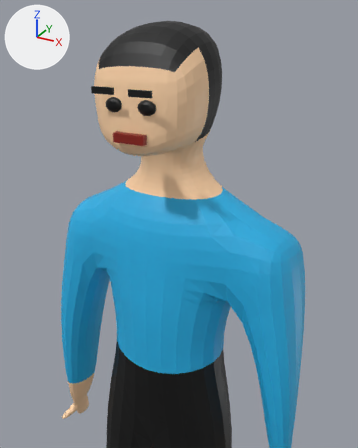
What one commit did to the Blender file Assets/Avatars/avatarStructMale.blend.
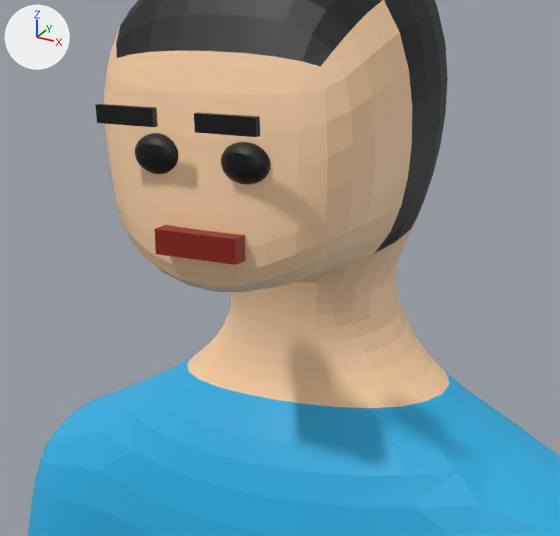
Old and new are each drawn whole from a 50 mm lens placed at (1.94, -3.46, 6.95), pointed at (0.37, -0.6, 5.52) and again close up on the part from 15% to 74% of the width and 11% to 55% of the height. Every picture has the same lights, and +X, +Y and +Z are marked at upper left.
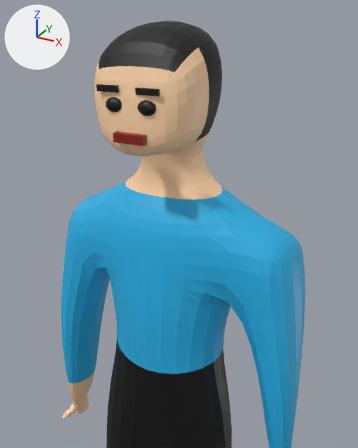
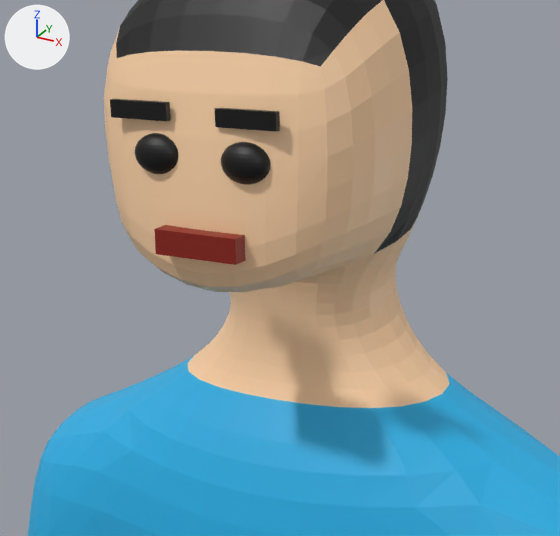
Diff of the bpy script that builds the scene:
```diff
--- a/Assets/Avatars/avatarStructMale.blend.py
+++ b/Assets/Avatars/avatarStructMale.blend.py
@@ ob_cube_005 @@
 ob_cube_005 = bpy.data.objects.new('Cube.005', me_cube_005)
-ob_cube_005.location = (-0.315, -0.504, 6.395)
+ob_cube_005.location = (0.006, -0.405, 6.395)
 ob_cube_005.rotation_euler = (-0.0252, -0.00108, 1.528)  # degrees (-1.4, -0.1, 88)
@@ ob_cube_001 @@
 ob_cube_001 = bpy.data.objects.new('Cube.001', me_cube_001)
-ob_cube_001.location = (0.006, -0.504, 6.395)
+ob_cube_001.location = (-0.342, -0.405, 6.395)
 ob_cube_001.rotation_euler = (-0.0252, -0.00108, 1.528)  # degrees (-1.4, -0.1, 88)
```

Location of each change, (x1, y1, x2, y2) in pixels of the close-ups (560 x 536 px):
'Cube.001', moved
    before: (194, 113, 260, 137)
    after: (110, 99, 171, 121)
'Cube.005', moved
    before: (95, 104, 158, 127)
    after: (214, 108, 280, 132)
